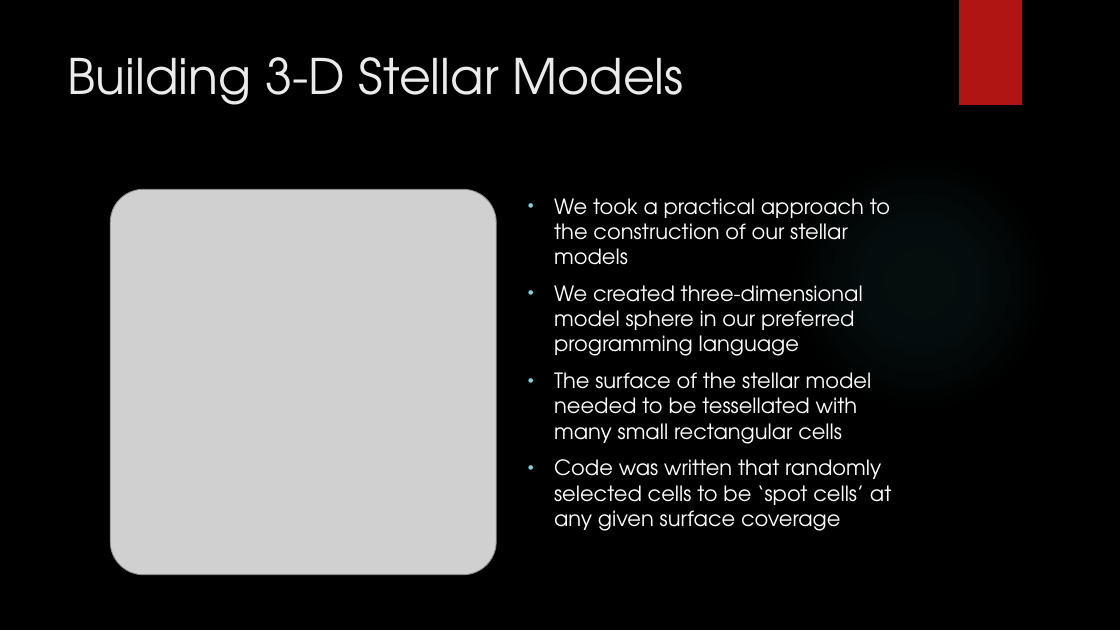
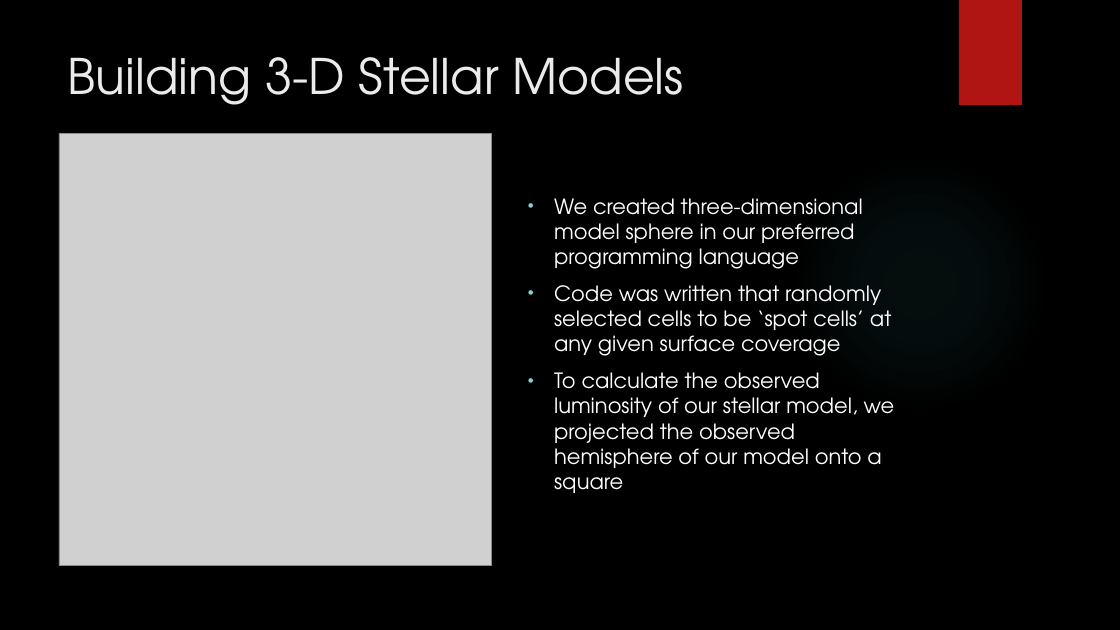
Before and after one commit to mljohn2151/ASTR-3150-GitHub, a slide deck: slide 3 of FUSE - Mottled Stars/FUSE Methodology/Mottled Stars Methodology.pptx. Drawn at 1120x630 pixels with LibreOffice and Linux fonts; fonts in the diff are those of the drawing; grey boxes stand for pictures; background and template pictures are left out. Boxes give left, top, right and bottom in pixels: in the first picture for what was removed or moved away, otherwise in the second. Text is boxed around its words. In the diff, an @@ line names an element or a change of style, - is before the commit and + after.

```diff
--- a/FUSE - Mottled Stars/FUSE Methodology/Mottled Stars Methodology.pptx
+++ b/FUSE - Mottled Stars/FUSE Methodology/Mottled Stars Methodology.pptx
@@ picture added at [59,134,492,566] @@
@@ picture: place and size @@
-picture at [110,189,497,575]
+picture at [60,134,492,566]
@@ text at [554,198,890,265]: paragraph removed @@
-• We took a practical approach to the construction of our stellar models
@@ text at [554,372,872,444]: paragraph removed @@
-• The surface of the stellar model needed to be tessellated with many small rectangular cells
@@ text at [554,372,895,493]: paragraph added @@
+• To calculate the observed luminosity of our stellar model, we projected the observed hemisphere of our model onto a square
```
Also in this commit, not shown: 3 other slides changed, 6 other files.
